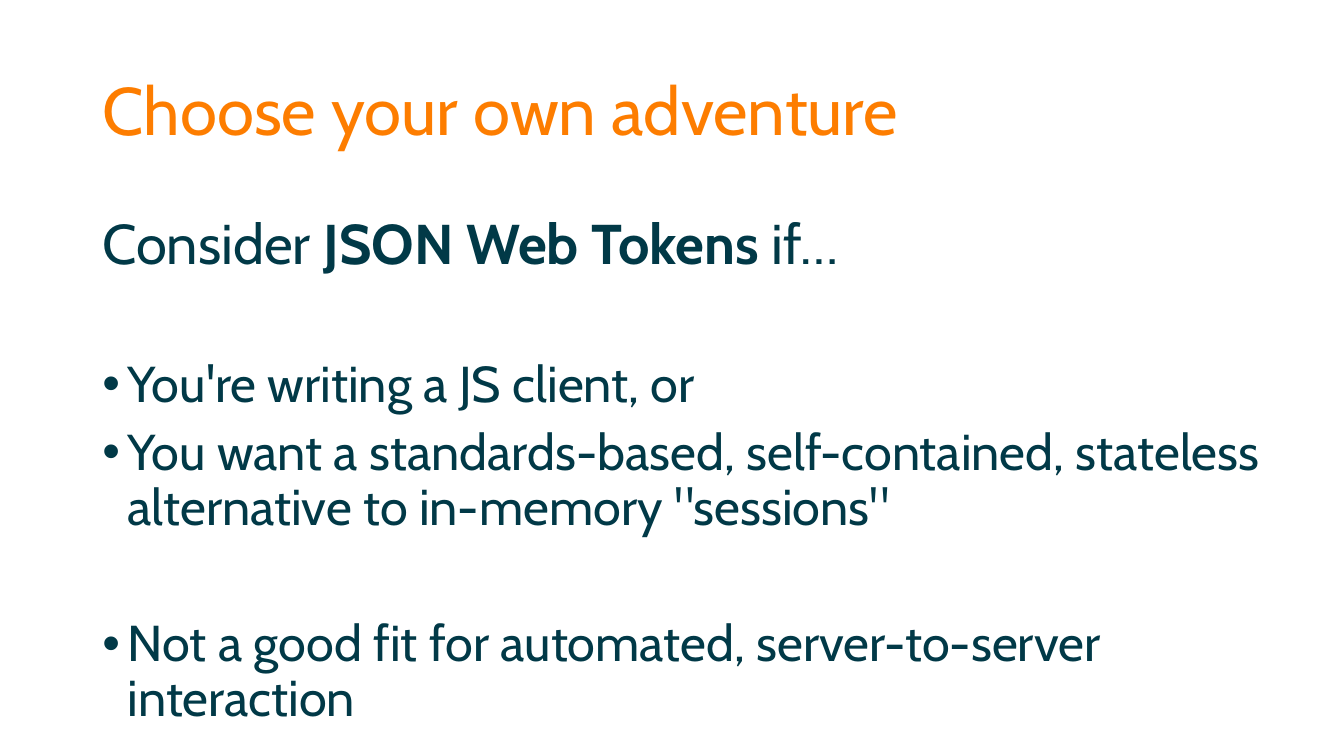
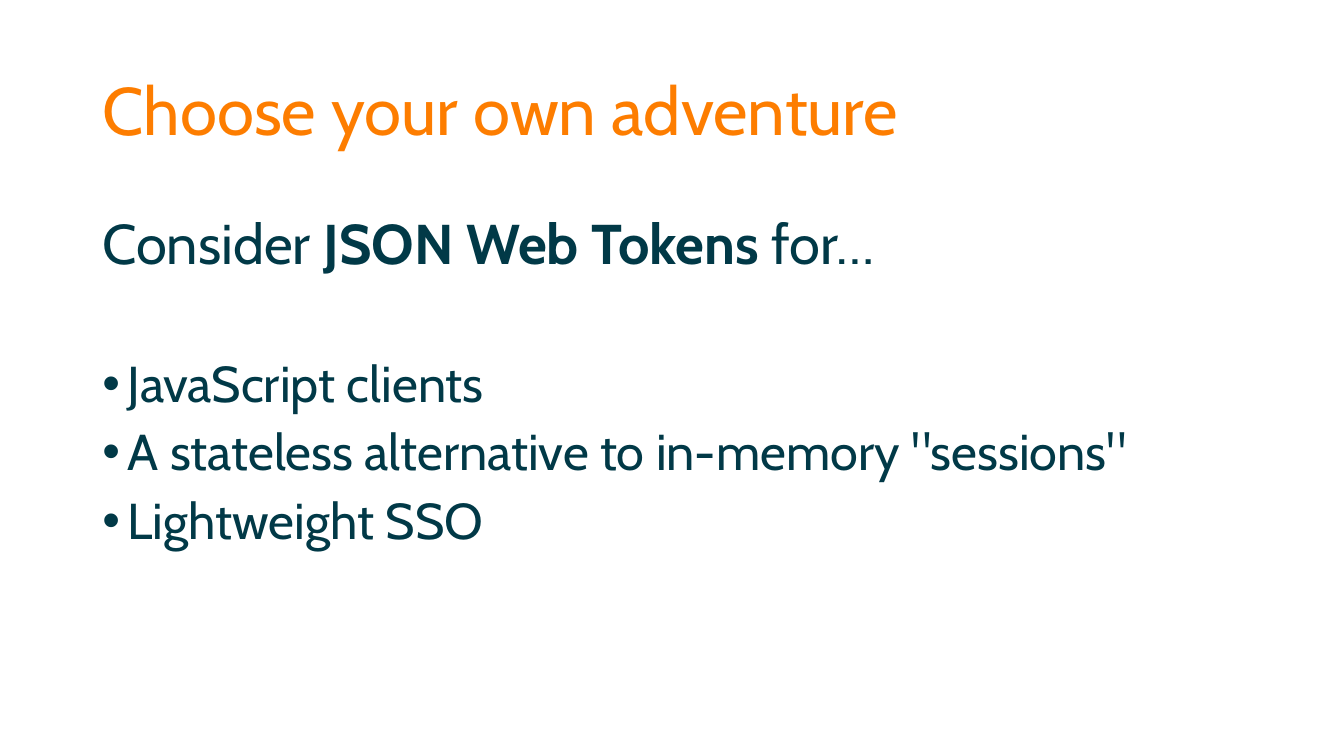
Before and after one commit to spetryjohnson/Securing-Your-API-Endpoints, a slide deck: slide 78 of Securing Your API Endpoints.pptx (slide 75 before the commit). Drawn at 1344x756 pixels with LibreOffice and Linux fonts; fonts in the diff are those of the drawing. Boxes give left, top, right and bottom in pixels: in the first picture for what was removed or moved away, otherwise in the second. Text is boxed around its words. In the diff, an @@ line names an element or a change of style, - is before the commit and + after.

```diff
--- a/Securing Your API Endpoints.pptx
+++ b/Securing Your API Endpoints.pptx
@@ text at [102, 222, 1127, 549]: text changed @@
-Consider JSON Web Tokens if…
-• You're writing a JS client, or
-• You want a standards-based, self-contained, stateless alternative to in-memory "sessions"
-• Not a good fit for automated, server-to-server interaction
+Consider JSON Web Tokens for…
+• JavaScript clients
+• A stateless alternative to in-memory "sessions"
+• Lightweight SSO
```
Also in this commit, not shown: 19 other slides changed, 3 slides added, 3 other files.
